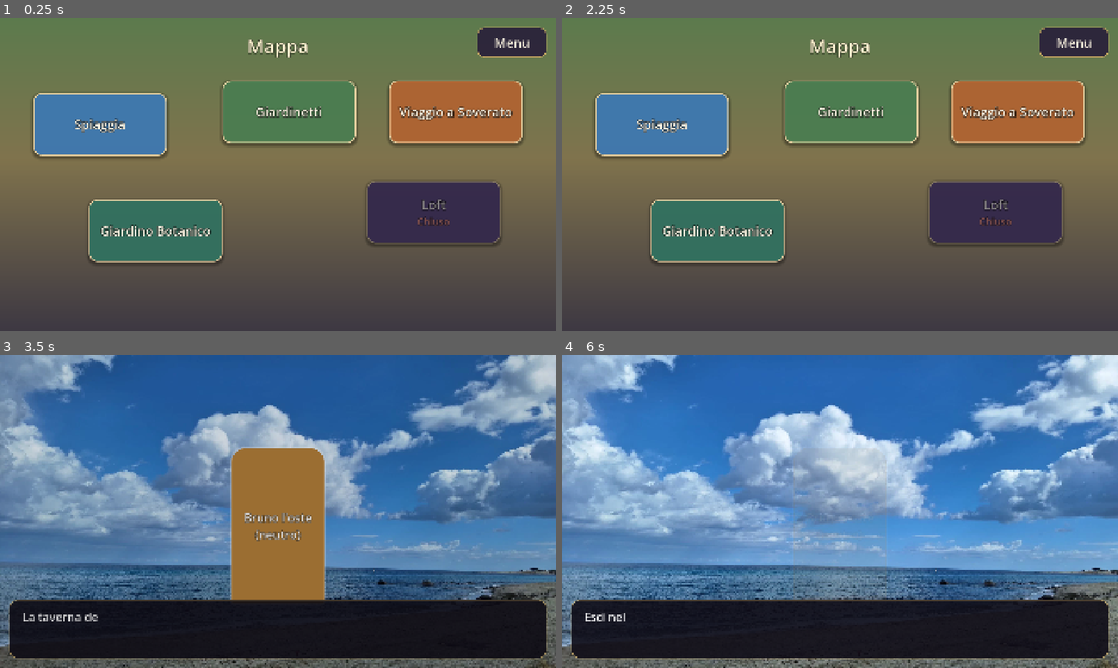
Above: before the commit, frames 1-4 (two rows, left to right).
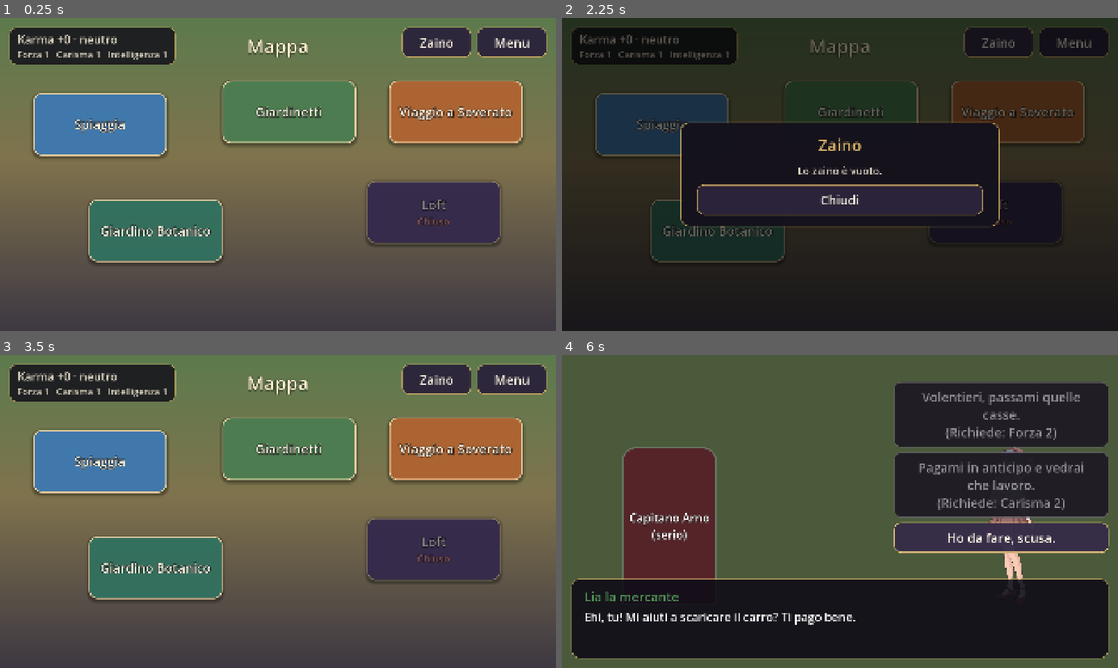
Above: after the commit, the same moments.

Repository: picomuro/Calabrian-Visual-Novel-2d
Game: Godot game, scene res://scenes/map/MapScene.tscn
Two runs of this game, one before a commit and one after it. Both use one fixed random seed, a clock stepped at 60 frames per second and the inputs below.
Inputs (mouse positions are in pixels of both pictures, inside the frame that each line leads up to):
- Up to frame 1 (0.25 s): no input
- Up to frame 2 (2.25 s): click "Menu" at 0.5 s; click "Chiudi" at 1.25 s; click (1001, 43) at 2 s, where only the run after the commit has a clickable "Zaino"
- Up to frame 3 (3.5 s): click (100, 461) at 2.77 s
- Up to frame 4 (6 s): click (851, 448) at 3.52 s; tap Enter (ui_accept) at 4.25, 4.52 s; move the mouse to (840, 511) at 4.27 s; click (840, 511) at 4.42 s; click (1001, 483) at 5 s, where only the run after the commit has a clickable "Cerco solo un po' di pace."; click (1001, 545) at 5.75 s, where only the run before the commit has a clickable "Te ne vai senza dire una paro…"

The runs differ from the first frame. In frame 1, 4.8% of the frame differs, in the area x 1-85%, y 2-15%; in frame 2, 99%, in the area x 0-100%, y 0-100%; in frame 3, 97%; in frame 4, 82%.

Commit message:
Aggiunge HUD e zaino sulla mappa
- Hud: barra in alto sulla mappa con karma (fascia colorata, lampeggia
  quando cambia) e statistiche, pulsanti "Zaino (n)" e "Menu".
- InventoryOverlay: zaino in pausa con icona, nome, descrizione e
  quantità degli oggetti, in ordine alfabetico.
- MapScene: il pulsante Menu passa nell'HUD; apertura dello zaino.
- Smoke test per HUD e zaino; CLAUDE.md e README aggiornati.

Co-Authored-By: Claude Opus 5.5 <noreply@anthropic.com>

Diff:
--- a/scenes/map/MapScene.gd
+++ b/scenes/map/MapScene.gd
@@ -14,18 +14,20 @@
 const TOAST_VISIBLE_TIME: float = 2.5
 const TOAST_FADE_TIME: float = 0.25
 const GAME_MENU_PATH: String = "res://scenes/ui/GameMenuOverlay.tscn"
+const INVENTORY_PATH: String = "res://scenes/ui/InventoryOverlay.tscn"
 
 var _toast_tween: Tween
 
 @onready var _map_frame: Control = %MapFrame
 @onready var _toast_panel: PanelContainer = %ToastPanel
 @onready var _toast_label: Label = %ToastLabel
-@onready var _open_menu_button: Button = %OpenMenuButton
+@onready var _hud: Control = %Hud
 
 
 func _ready() -> void:
 	_toast_panel.modulate.a = 0.0
-	_open_menu_button.pressed.connect(open_game_menu)
+	_hud.connect(&"inventory_requested", open_inventory)
+	_hud.connect(&"menu_requested", open_game_menu)
 	for zone: MapZone in get_zones():
 		zone.zone_selected.connect(_on_zone_selected)
 		zone.locked_zone_selected.connect(_on_locked_zone_selected)
@@ -33,6 +35,11 @@
 	var startup_notice: String = SaveManager.take_startup_notice()
 	if not startup_notice.is_empty():
 		show_toast(startup_notice)
+
+
+## Apre lo zaino mettendo il gioco in pausa.
+func open_inventory() -> Node:
+	return SceneManager.open_overlay(INVENTORY_PATH, {}, true)
 
 
 ## Apre il menu (salva, carica, nuova partita) mettendo il gioco in pausa.
--- a/scenes/map/MapScene.tscn
+++ b/scenes/map/MapScene.tscn
@@ -3,6 +3,7 @@
 [ext_resource type="Script" path="res://scenes/map/MapScene.gd" id="1_map"]
 [ext_resource type="PackedScene" path="res://scenes/map/MapZone.tscn" id="2_zone"]
 [ext_resource type="Script" path="res://scenes/ui/SafeAreaMargin.gd" id="3_safe"]
+[ext_resource type="PackedScene" path="res://scenes/ui/Hud.tscn" id="4_hud"]
 
 [sub_resource type="Gradient" id="Gradient_map"]
 offsets = PackedFloat32Array(0, 0.45, 1)
@@ -159,13 +160,9 @@
 mouse_filter = 2
 script = ExtResource("3_safe")
 
-[node name="OpenMenuButton" type="Button" parent="SafeArea"]
+[node name="Hud" parent="SafeArea" instance=ExtResource("4_hud")]
 unique_name_in_owner = true
-custom_minimum_size = Vector2(240, 104)
 layout_mode = 2
-size_flags_horizontal = 8
-size_flags_vertical = 0
-text = "Menu"
 
 [node name="ToastPanel" type="PanelContainer" parent="SafeArea"]
 unique_name_in_owner = true
--- /dev/null
+++ b/scenes/ui/Hud.gd
@@ -0,0 +1,67 @@
+extends HBoxContainer
+## Hud — barra in alto sulla mappa: karma e statistiche a sinistra, pulsanti
+## "Zaino" e "Menu" a destra.
+##
+## Si aggiorna da solo a ogni modifica dello stato (GameState.state_changed) e fa
+## lampeggiare il karma quando cambia. Non apre nulla da sé: emette
+## inventory_requested / menu_requested e ci pensa la scena che lo contiene.
+
+
+## Il giocatore ha toccato "Zaino".
+signal inventory_requested
+## Il giocatore ha toccato "Menu".
+signal menu_requested
+
+
+const TIER_COLORS: Dictionary[StringName, Color] = {
+	&"cattivo": Color(0.95, 0.45, 0.4),
+	&"neutro": Color(0.85, 0.82, 0.75),
+	&"buono": Color(0.55, 0.85, 0.5),
+}
+const FLASH_COLOR: Color = Color(1.8, 1.7, 1.2)
+const FLASH_TIME: float = 0.5
+
+var _shown_karma: int = 0
+var _flash_tween: Tween
+
+@onready var _karma_label: Label = %KarmaLabel
+@onready var _stats_label: Label = %StatsLabel
+@onready var _inventory_button: Button = %InventoryButton
+@onready var _menu_button: Button = %MenuButton
+
+
+func _ready() -> void:
+	_inventory_button.pressed.connect(inventory_requested.emit)
+	_menu_button.pressed.connect(menu_requested.emit)
+	GameState.state_changed.connect(refresh)
+	_shown_karma = GameState.get_karma()
+	refresh()
+
+
+## Rilegge karma, statistiche e numero di oggetti da GameState.
+func refresh() -> void:
+	var karma: int = GameState.get_karma()
+	var tier: StringName = GameState.get_karma_tier()
+	_karma_label.text = "Karma %+d · %s" % [karma, tier]
+	_karma_label.add_theme_color_override(&"font_color", TIER_COLORS.get(tier, Color.WHITE))
+	if karma != _shown_karma:
+		_shown_karma = karma
+		_flash(_karma_label)
+
+	var parts: PackedStringArray = []
+	for stat_id: String in GameState.DEFAULT_STATS:
+		parts.append("%s %d" % [GameState.get_stat_display_name(stat_id), GameState.get_stat(stat_id)])
+	_stats_label.text = "   ".join(parts)
+
+	var item_count: int = 0
+	for quantity: int in GameState.get_inventory().values():
+		item_count += quantity
+	_inventory_button.text = "Zaino (%d)" % item_count if item_count > 0 else "Zaino"
+
+
+func _flash(target: CanvasItem) -> void:
+	if _flash_tween != null:
+		_flash_tween.kill()
+	target.modulate = FLASH_COLOR
+	_flash_tween = create_tween()
+	_flash_tween.tween_property(target, "modulate", Color.WHITE, FLASH_TIME)
--- /dev/null
+++ b/scenes/ui/Hud.tscn
@@ -0,0 +1,68 @@
+[gd_scene format=3]
+
+[ext_resource type="Script" path="res://scenes/ui/Hud.gd" id="1_hud"]
+
+[sub_resource type="StyleBoxFlat" id="StyleBoxFlat_hud"]
+content_margin_left = 28.0
+content_margin_top = 14.0
+content_margin_right = 28.0
+content_margin_bottom = 14.0
+bg_color = Color(0.06, 0.05, 0.09, 0.82)
+border_width_left = 3
+border_width_top = 3
+border_width_right = 3
+border_width_bottom = 3
+border_color = Color(0.85, 0.7, 0.4, 0.7)
+corner_radius_top_left = 24
+corner_radius_top_right = 24
+corner_radius_bottom_right = 24
+corner_radius_bottom_left = 24
+
+[node name="Hud" type="HBoxContainer"]
+size_flags_vertical = 0
+mouse_filter = 2
+theme_override_constants/separation = 20
+script = ExtResource("1_hud")
+
+[node name="ValuesPanel" type="PanelContainer" parent="."]
+layout_mode = 2
+size_flags_vertical = 0
+mouse_filter = 2
+theme_override_styles/panel = SubResource("StyleBoxFlat_hud")
+
+[node name="Values" type="VBoxContainer" parent="ValuesPanel"]
+layout_mode = 2
+mouse_filter = 2
+theme_override_constants/separation = 2
+
+[node name="KarmaLabel" type="Label" parent="ValuesPanel/Values"]
+unique_name_in_owner = true
+layout_mode = 2
+theme_override_font_sizes/font_size = 40
+text = "Karma +0 · neutro"
+
+[node name="StatsLabel" type="Label" parent="ValuesPanel/Values"]
+unique_name_in_owner = true
+layout_mode = 2
+theme_override_colors/font_color = Color(0.85, 0.82, 0.75, 1)
+theme_override_font_sizes/font_size = 32
+text = "Forza 1   Carisma 1   Intelligenza 1"
+
+[node name="Spacer" type="Control" parent="."]
+layout_mode = 2
+size_flags_horizontal = 3
+mouse_filter = 2
+
+[node name="InventoryButton" type="Button" parent="."]
+unique_name_in_owner = true
+custom_minimum_size = Vector2(240, 104)
+layout_mode = 2
+size_flags_vertical = 0
+text = "Zaino"
+
+[node name="MenuButton" type="Button" parent="."]
+unique_name_in_owner = true
+custom_minimum_size = Vector2(240, 104)
+layout_mode = 2
+size_flags_vertical = 0
+text = "Menu"
--- /dev/null
+++ b/scenes/ui/InventoryOverlay.gd
@@ -0,0 +1,106 @@
+extends Control
+## InventoryOverlay — zaino: elenco degli oggetti posseduti con icona, nome,
+## descrizione e quantità.
+##
+## Va aperto in pausa (SceneManager.open_overlay(..., true)). Nomi, descrizioni e
+## icone vengono dagli ItemData in data/items/; un oggetto senza file .tres viene
+## mostrato con il suo id. Il tasto indietro, "Chiudi" e il tocco sullo sfondo lo chiudono.
+
+
+## Chiede a SceneManager di chiudere lo zaino.
+signal close_requested
+
+
+const ICON_SIZE: Vector2 = Vector2(112, 112)
+const NAME_COLOR: Color = Color(0.95, 0.82, 0.5)
+const DESCRIPTION_COLOR: Color = Color(0.85, 0.82, 0.75)
+
+@onready var _scroll: ScrollContainer = %Scroll
+@onready var _items_box: VBoxContainer = %Items
+@onready var _empty_label: Label = %EmptyLabel
+@onready var _close_button: Button = %CloseButton
+
+
+func _ready() -> void:
+	_close_button.pressed.connect(close_requested.emit)
+	refresh()
+
+
+func _gui_input(event: InputEvent) -> void:
+	# Tocco sullo sfondo (fuori dal pannello) = chiudi.
+	var mouse_event: InputEventMouseButton = event as InputEventMouseButton
+	if mouse_event != null and mouse_event.pressed and mouse_event.button_index == MOUSE_BUTTON_LEFT:
+		accept_event()
+		close_requested.emit()
+
+
+## Ricostruisce l'elenco dall'inventario di GameState, in ordine alfabetico di nome.
+func refresh() -> void:
+	for child: Node in _items_box.get_children():
+		_items_box.remove_child(child)
+		child.queue_free()
+	var inventory: Dictionary[String, int] = GameState.get_inventory()
+	var entries: Array[Dictionary] = []
+	for item_id: String in inventory:
+		var item: ItemData = ItemData.load_by_id(item_id) if ResourceLoader.exists(ItemData.get_item_path(item_id)) else null
+		entries.append({
+			"name": item.display_name if item != null and not item.display_name.is_empty() else item_id,
+			"description": item.description if item != null else "",
+			"icon": item.icon if item != null else null,
+			"quantity": inventory[item_id],
+		})
+	entries.sort_custom(func(a: Dictionary, b: Dictionary) -> bool: return str(a["name"]).naturalnocasecmp_to(str(b["name"])) < 0)
+	for entry: Dictionary in entries:
+		_items_box.add_child(_build_row(entry))
+	_empty_label.visible = entries.is_empty()
+	_scroll.visible = not entries.is_empty()
+
+
+## Nomi degli oggetti mostrati, nell'ordine dell'elenco (usato dai test).
+func get_shown_names() -> PackedStringArray:
+	var names: PackedStringArray = []
+	for row: Node in _items_box.get_children():
+		names.append((row.get_node(^"Text/Name") as Label).text)
+	return names
+
+
+func _build_row(entry: Dictionary) -> HBoxContainer:
+	var row: HBoxContainer = HBoxContainer.new()
+	row.mouse_filter = Control.MOUSE_FILTER_IGNORE
+	row.add_theme_constant_override(&"separation", 28)
+
+	var icon: TextureRect = TextureRect.new()
+	icon.custom_minimum_size = ICON_SIZE
+	icon.expand_mode = TextureRect.EXPAND_IGNORE_SIZE
+	icon.stretch_mode = TextureRect.STRETCH_KEEP_ASPECT_CENTERED
+	icon.texture = entry["icon"]
+	icon.mouse_filter = Control.MOUSE_FILTER_IGNORE
+	row.add_child(icon)
+
+	var text_box: VBoxContainer = VBoxContainer.new()
+	text_box.name = "Text"
+	text_box.size_flags_horizontal = Control.SIZE_EXPAND_FILL
+	text_box.alignment = BoxContainer.ALIGNMENT_CENTER
+	text_box.mouse_filter = Control.MOUSE_FILTER_IGNORE
+	var name_label: Label = Label.new()
+	name_label.name = "Name"
+	name_label.text = entry["name"]
+	name_label.add_theme_color_override(&"font_color", NAME_COLOR)
+	name_label.add_theme_font_size_override(&"font_size", 40)
+	text_box.add_child(name_label)
+	if not str(entry["description"]).is_empty():
+		var description_label: Label = Label.new()
+		description_label.text = entry["description"]
+		description_label.autowrap_mode = TextServer.AUTOWRAP_WORD_SMART
+		description_label.add_theme_color_override(&"font_color", DESCRIPTION_COLOR)
+		description_label.add_theme_font_size_override(&"font_size", 30)
+		text_box.add_child(description_label)
+	row.add_child(text_box)
+
+	var quantity_label: Label = Label.new()
+	quantity_label.text = "×%d" % entry["quantity"]
+	quantity_label.custom_minimum_size = Vector2(110, 0)
+	quantity_label.horizontal_alignment = HORIZONTAL_ALIGNMENT_RIGHT
+	quantity_label.vertical_alignment = VERTICAL_ALIGNMENT_CENTER
+	row.add_child(quantity_label)
+	return row
--- /dev/null
+++ b/scenes/ui/InventoryOverlay.tscn
@@ -0,0 +1,92 @@
+[gd_scene format=3]
+
+[ext_resource type="Script" path="res://scenes/ui/InventoryOverlay.gd" id="1_inventory"]
+
+[sub_resource type="StyleBoxFlat" id="StyleBoxFlat_panel"]
+content_margin_left = 56.0
+content_margin_top = 40.0
+content_margin_right = 56.0
+content_margin_bottom = 40.0
+bg_color = Color(0.08, 0.07, 0.11, 0.98)
+border_width_left = 3
+border_width_top = 3
+border_width_right = 3
+border_width_bottom = 3
+border_color = Color(0.85, 0.7, 0.4, 0.85)
+corner_radius_top_left = 28
+corner_radius_top_right = 28
+corner_radius_bottom_right = 28
+corner_radius_bottom_left = 28
+
+[node name="InventoryOverlay" type="Control"]
+layout_mode = 3
+anchors_preset = 15
+anchor_right = 1.0
+anchor_bottom = 1.0
+grow_horizontal = 2
+grow_vertical = 2
+script = ExtResource("1_inventory")
+
+[node name="Dim" type="ColorRect" parent="."]
+layout_mode = 1
+anchors_preset = 15
+anchor_right = 1.0
+anchor_bottom = 1.0
+grow_horizontal = 2
+grow_vertical = 2
+mouse_filter = 2
+color = Color(0, 0, 0, 0.6)
+
+[node name="Center" type="CenterContainer" parent="."]
+layout_mode = 1
+anchors_preset = 15
+anchor_right = 1.0
+anchor_bottom = 1.0
+grow_horizontal = 2
+grow_vertical = 2
+mouse_filter = 2
+
+[node name="Panel" type="PanelContainer" parent="Center"]
+custom_minimum_size = Vector2(1100, 0)
+layout_mode = 2
+mouse_filter = 0
+theme_override_styles/panel = SubResource("StyleBoxFlat_panel")
+
+[node name="VBox" type="VBoxContainer" parent="Center/Panel"]
+layout_mode = 2
+mouse_filter = 2
+theme_override_constants/separation = 24
+
+[node name="TitleLabel" type="Label" parent="Center/Panel/VBox"]
+layout_mode = 2
+theme_override_colors/font_color = Color(0.85, 0.7, 0.4, 1)
+theme_override_font_sizes/font_size = 56
+text = "Zaino"
+horizontal_alignment = 1
+
+[node name="Scroll" type="ScrollContainer" parent="Center/Panel/VBox"]
+unique_name_in_owner = true
+custom_minimum_size = Vector2(0, 560)
+layout_mode = 2
+horizontal_scroll_mode = 0
+
+[node name="Items" type="VBoxContainer" parent="Center/Panel/VBox/Scroll"]
+unique_name_in_owner = true
+layout_mode = 2
+size_flags_horizontal = 3
+theme_override_constants/separation = 28
+
+[node name="EmptyLabel" type="Label" parent="Center/Panel/VBox"]
+unique_name_in_owner = true
+visible = false
+layout_mode = 2
+theme_override_colors/font_color = Color(0.85, 0.82, 0.75, 1)
+theme_override_font_sizes/font_size = 36
+text = "Lo zaino è vuoto."
+horizontal_alignment = 1
+
+[node name="CloseButton" type="Button" parent="Center/Panel/VBox"]
+unique_name_in_owner = true
+custom_minimum_size = Vector2(0, 104)
+layout_mode = 2
+text = "Chiudi"
--- a/tests/smoke_test.gd
+++ b/tests/smoke_test.gd
@@ -99,6 +99,8 @@
 	await _test_dialogue_scene(game_state)
 	game_state.reset()
 	await _test_map_scene(game_state)
+	game_state.reset()
+	await _test_hud_and_inventory(game_state)
 	game_state.reset()
 	await _test_save_slots_and_menu(game_state, save_manager)
 	game_state.reset()
@@ -656,6 +658,62 @@
 	file.close()
 
 
+## HUD della mappa (karma, statistiche, pulsante Zaino) e overlay dello zaino.
+func _test_hud_and_inventory(game_state: Node) -> void:
+	var sm: Node = get_tree().root.get_node(^"/root/SceneManager")
+	var map: Control = (load("res://scenes/map/MapScene.tscn") as PackedScene).instantiate()
+	get_tree().root.add_child(map)
+	await get_tree().process_frame
+	var hud: Control = map.get_node(^"%Hud")
+	var karma_label: Label = hud.get_node(^"%KarmaLabel")
+	var stats_label: Label = hud.get_node(^"%StatsLabel")
+	var bag_button: Button = hud.get_node(^"%InventoryButton")
+	_check(karma_label.text == "Karma +0 · neutro" and stats_label.text == "Forza 1   Carisma 1   Intelligenza 1" and bag_button.text == "Zaino", "hud: valori di inizio partita")
+	game_state.add_karma(12)
+	game_state.add_stat("carisma", 2)
+	_check(karma_label.text == "Karma +12 · buono" and stats_label.text.contains("Carisma 3"), "hud: si aggiorna da solo quando cambia lo stato")
+	game_state.add_karma(-30)
+	_check(karma_label.text == "Karma -18 · cattivo", "hud: karma negativo e fascia cattiva")
+
+	# Zaino vuoto.
+	bag_button.pressed.emit()
+	var bag: Node = sm.get_overlay(map.INVENTORY_PATH)
+	_check(bag != null and get_tree().paused, "zaino: si apre dal pulsante dell'HUD, gioco in pausa")
+	if bag == null:
+		map.queue_free()
+		return
+	_check((bag.get_node(^"%EmptyLabel") as Label).visible and bag.call(&"get_shown_names").is_empty(), "zaino: vuoto a inizio partita")
+	sm.call(&"_handle_back")
+	_check(sm.get_overlay(map.INVENTORY_PATH) == null and not get_tree().paused, "zaino: indietro lo chiude e toglie la pausa")
+
+	# Zaino con oggetti: ordine alfabetico, quantità, oggetto senza file mostrato con l'id.
+	game_state.add_item("moneta", 3)
+	game_state.add_item("medaglione")
+	game_state.add_item("chiave_antica")
+	game_state.add_item("oggetto_senza_file")
+	_check(bag_button.text == "Zaino (6)", "hud: il pulsante conta gli oggetti")
+	bag = map.call(&"open_inventory")
+	await get_tree().process_frame
+	var names: PackedStringArray = bag.call(&"get_shown_names")
+	_check(names == PackedStringArray(["Chiave antica", "Medaglione dello spirito", "Moneta", "oggetto_senza_file"]), "zaino: oggetti in ordine alfabetico %s" % [names])
+	_check(not (bag.get_node(^"%EmptyLabel") as Label).visible and _find_label_text(bag, "×3"), "zaino: quantità mostrata")
+	(bag.get_node(^"%CloseButton") as Button).pressed.emit()
+	_check(not sm.has_open_overlay() and not get_tree().paused, "zaino: Chiudi lo chiude")
+	(hud.get_node(^"%MenuButton") as Button).pressed.emit()
+	_check(sm.get_overlay(map.GAME_MENU_PATH) != null, "hud: il pulsante Menu apre il menu")
+	sm.call(&"_handle_back")
+	map.queue_free()
+	await get_tree().process_frame
+
+
+## True se sotto [param root] c'è una Label con esattamente quel testo.
+func _find_label_text(root: Node, text: String) -> bool:
+	for node: Node in root.find_children("*", "Label", true, false):
+		if (node as Label).text == text:
+			return true
+	return false
+
+
 ## Navigazione: richieste in coda, ripiego sulla mappa, errore con uscita, tasto indietro.
 ## Gira per ultima perché sostituisce davvero la scena corrente.
 func _test_navigation(game_state: Node) -> void:
Not shown, changed: CLAUDE.md
